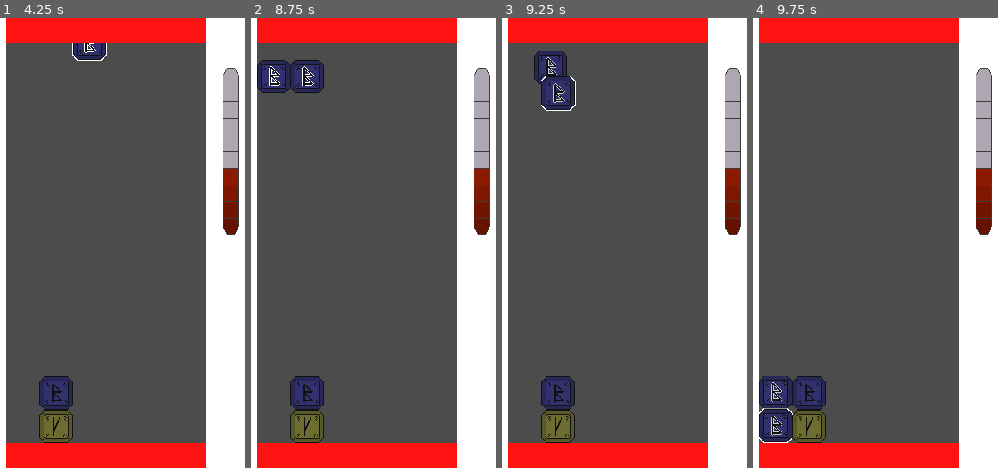
Above: before the commit, frames 1-4 (left to right).
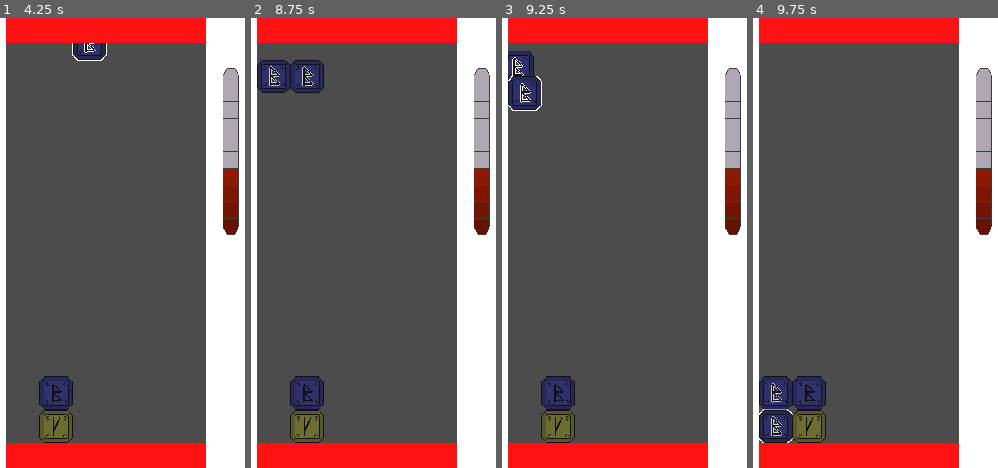
Above: after the commit, the same moments.

Repository: dreamblader/rune_ruckus
Game: Godot game, scene res://game_scene.tscn
The game is run twice, just before and just after one commit, with the same random seed, the same clock (stepped at 60 frames per second) and the same inputs.
Inputs:
- Up to frame 1 (4.25 s): tap Enter (ui_accept) at 0.5, 0.77, 1.52, 2, 3.02, 3.77 s; hold S (drop) 0.53-1.28 s; hold Right (ui_right) 0.53-2.03 s; tap A (rotate_l) at 1.35 s; hold Left (ui_left) 2.03-2.78 s; hold D (rotate_r) 2.03-2.78 s; hold Right (ui_right) from 2.78 s (still down); tap S (drop) at 2.85 s; hold A (rotate_l) from 3.53 s (still down)
- Up to frame 2 (8.75 s): release Right (ui_right) at 4.28 s; release A (rotate_l) at 4.28 s; hold Left (ui_left) 4.28-5.03 s; tap D (rotate_r) at 4.35 s; tap Enter (ui_accept) at 4.52, 5.75, 6.02, 6.77, 7.25, 7.52 s; hold Right (ui_right) 5.03-5.78 s; hold S (drop) 5.03-5.78 s; hold Left (ui_left) 5.78-7.28 s; tap A (rotate_l) at 5.85 s; hold D (rotate_r) 6.53-7.28 s; hold Right (ui_right) from 7.28 s (still down); tap S (drop) at 7.35 s; hold A (rotate_l) from 8.03 s (still down)
- Up to frame 3 (9.25 s): keep holding Right (ui_right); release A (rotate_l) at 8.78 s; tap D (rotate_r) at 8.85 s; tap Enter (ui_accept) at 9.02 s
- Up to frame 4 (9.75 s): tap Enter (ui_accept) at 9.5 s; release Right (ui_right) at 9.53 s; hold Left (ui_left) from 9.53 s (still down); hold S (drop) from 9.53 s (still down)

Frame 1 is identical in both runs. In frame 2, 0.1% of the frame differs, in the area x 7-26%, y 10-16%; in frame 3, 3.4%, in the area x 2-31%, y 7-21%; in frame 4, 0.6%.

Commit message:
physics rune fall optimization reopen hold mode hold sometimes can cramp runes

Diff:
--- a/game_scene.tscn
+++ b/game_scene.tscn
@@ -71,4 +71,9 @@
 margin_bottom = 1080.0
 
 [node name="RedProgress" parent="RightContainer" instance=ExtResource( 2 )]
+anchor_top = 0.0
+anchor_bottom = 0.0
+margin_top = 0.0
+margin_right = 1020.0
+margin_bottom = 1080.0
 rect_scale = Vector2( 1, 1 )
--- a/main/board_script.gd
+++ b/main/board_script.gd
@@ -2,7 +2,7 @@
 class_name Game
 
 #GLOBALS
-var GRAVITY:float = 900
+var GRAVITY:float = 15
 var GRID_SIZE:Vector2 = Vector2(80.0, 80.0)
 var GAME_SIZE:Vector2 = Vector2(6.0, 12.0)
 var TICK_MOVE: float = GRID_SIZE.y/2
@@ -65,21 +65,16 @@
 
 
 func wait_runes_touch_the_ground(runes) -> void:
-	#TODO THIS IS KILLING THE TIMER SOMEHOW
-	var start_time = OS.get_system_time_msecs()
 	for rune in runes:
-		if rune != null:
-			rune.poke()
+		if rune != null && rune.is_floating:
 			yield(rune, "touch_the_ground")
-	prints("RUNES ALL GROUNDER TIME MS:", OS.get_system_time_msecs()-start_time)
+	yield(get_tree(), "idle_frame")
 
 
 func check_runes(runes) -> void:
-	var start_time = OS.get_system_time_msecs()
 	for rune in runes:
 		if rune != null:
 			rune.init_chain_check()
-	prints("RUNES ALL CHECKED TIME MS:", OS.get_system_time_msecs()-start_time)
 
 
 func wait_runes_explode(runes) -> void:
--- a/main/player_script.gd
+++ b/main/player_script.gd
@@ -76,8 +76,8 @@
 func hold() -> void:
 	is_holding = true
 
-#HOLDING is not working sometimes(the game freezes?)
-#func _process(delta: float) -> void:
+
+func _process(delta: float) -> void:
 	if is_holding:
 		match(last_input_flag):
 			InputFlag.LEFT:
--- a/runes/rune_script.gd
+++ b/runes/rune_script.gd
@@ -13,6 +13,8 @@
 var fade_time:float
 var gravity: float
 var column_pos: float
+var is_floating:bool = true
+var does_exist:bool = true
 
 var v_power:int = 1
 var h_power:int = 1
@@ -34,19 +36,23 @@
 	var snap_x = round(position.x/snap_size) * snap_size
 	sprite.frame = 0
 	column_pos = snap_x
-	poke()
 
 
-func poke() -> void:
-	move_and_slide(Vector2(), Vector2(0,-1))
+func _process(delta: float) -> void:
+	if does_exist && is_floating:
+		var collision = move_and_collide(Vector2(0, gravity))
+		position.x = column_pos
+		if collision != null:
+			collision_check(collision.collider)
+	elif does_exist && !is_floating:
+		emit_signal("touch_the_ground")
 
-#TODO is on floor sometimes on a cascade does not help and stuck runes in air
-func _process(delta: float) -> void:
-	if visible && !is_on_floor():
-		move_and_slide(Vector2(0, gravity), Vector2(0,-1))
-		position.x = column_pos
-	elif visible && is_on_floor():
-		emit_signal("touch_the_ground")
+
+func collision_check(collider:Object) -> void:
+	if collider.get_class() == my_class && collider.does_exist:
+		is_floating = collider.is_floating
+	elif collider.get_class() == "StaticBody2D":
+		is_floating = false
 
 
 func init_chain_check() -> void:
@@ -116,13 +122,14 @@
 
 func explode() -> void:
 	if get_power() >= max_power:
+		does_exist = false
 		sprite.frame = max_power-1
 		tween = get_tree().create_tween()
 		tween.tween_property(self, "modulate:a", 0, fade_time).set_trans(Tween.TRANS_SINE)
 		tween.connect("finished", self, "gone")
 	else:
+		is_floating = true
 		emit_signal("explode", null)
-
 	reset_chains()
 
 
